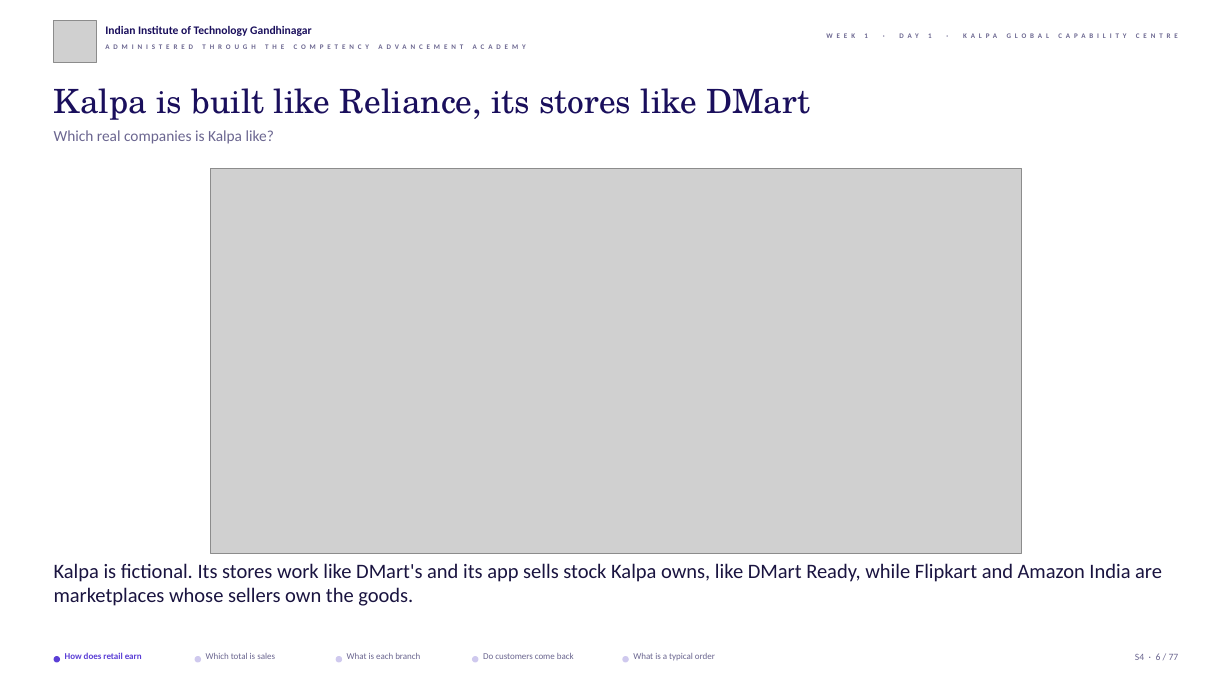
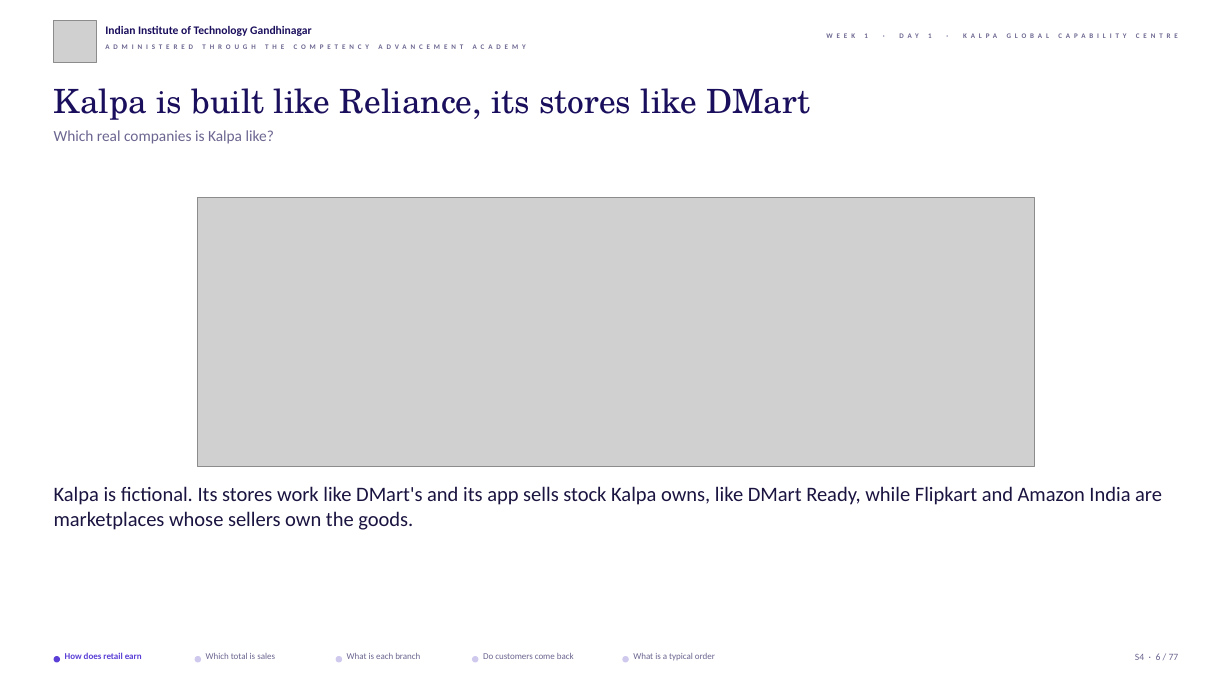
Before and after one commit to fde-academy-lab/c2-content-factory, a slide deck: slide 6 of content/W01/D1/slides/C2_W01_D01_half1_STUDENT.pptx. Drawn at 1232x693 pixels with LibreOffice and Linux fonts; fonts in the diff are those of the drawing; grey boxes stand for pictures; background and template pictures are left out. Boxes give left, top, right and bottom in pixels: in the first picture for what was removed or moved away, otherwise in the second. Text is boxed around its words. In the diff, an @@ line names an element or a change of style, - is before the commit and + after.

```diff
--- a/content/W01/D1/slides/C2_W01_D01_half1_STUDENT.pptx
+++ b/content/W01/D1/slides/C2_W01_D01_half1_STUDENT.pptx
@@ picture: place and size @@
-picture at box(211, 168, 1022, 554)
+picture at box(198, 198, 1035, 467)
@@ text "Kalpa is fictional. Its stores ...": place and size @@
-text "Kalpa is fictional. Its stores ..." at box(54, 563, 1162, 606)
+text "Kalpa is fictional. Its stores ..." at box(54, 486, 1162, 530)
@@ text "Kalpa is fictional. Its stores ..." at box(54, 486, 1162, 530): more space between paragraphs @@
```
Also in this commit, not shown: 23 other slides changed, 3 other files.
